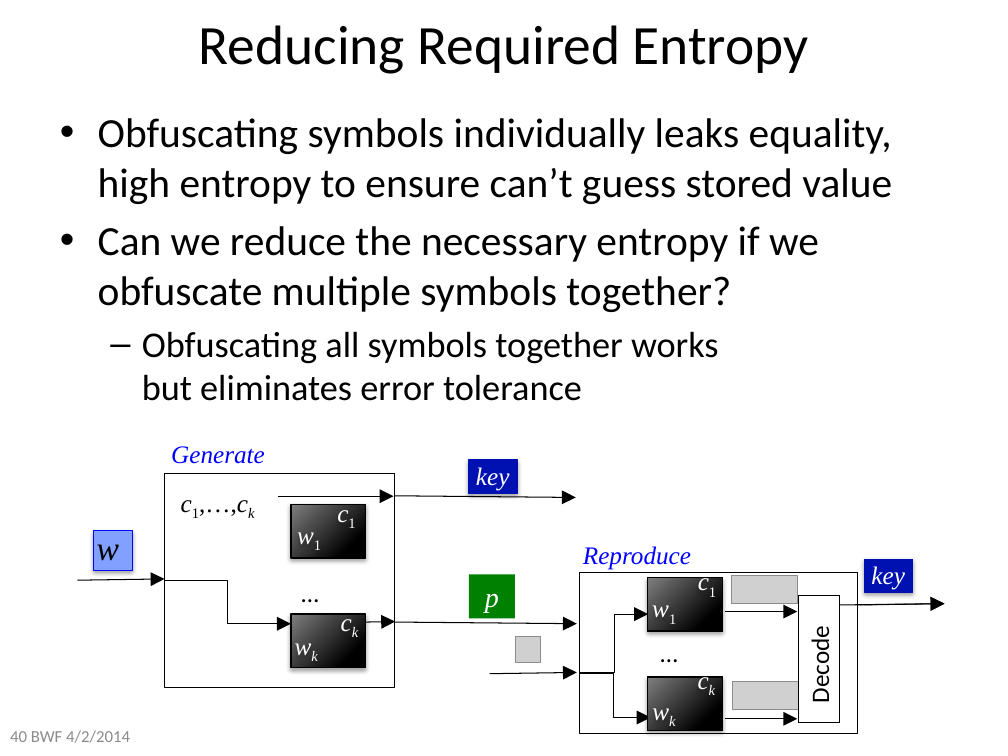
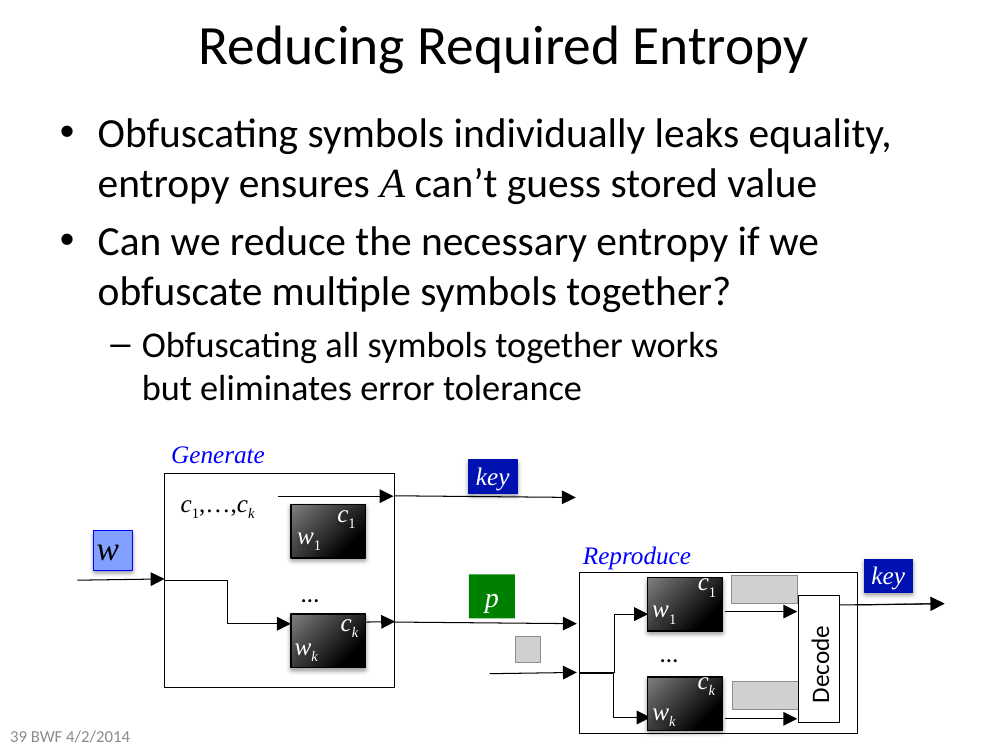
Before and after one commit to xianruimeng/comp-fuzzy-ext, a slide deck: slide 39 of constantRate/KeyDerivationWithNegativeUsable.pptx (slide 40 before the commit). Drawn at 1008x756 pixels with LibreOffice and Linux fonts; fonts in the diff are those of the drawing; grey boxes stand for pictures. Boxes give left, top, right and bottom in pixels: in the first picture for what was removed or moved away, otherwise in the second. Text is boxed around its words. In the diff, an @@ line names an element or a change of style, - is before the commit and + after.

```diff
--- a/constantRate/KeyDerivationWithNegativeUsable.pptx
+++ b/constantRate/KeyDerivationWithNegativeUsable.pptx
@@ text at [98,118,892,204]: text changed @@
-• Obfuscating symbols individually leaks equality, high entropy to ensure can’t guess stored value
+• Obfuscating symbols individually leaks equality, entropy ensures A can’t guess stored value
@@ text at [10,730,130,743]: text changed @@
-40 BWF 4/2/2014
+39 BWF 4/2/2014
```
Also in this commit, not shown: 24 other slides changed, 7 slides added, 1 slide removed.
